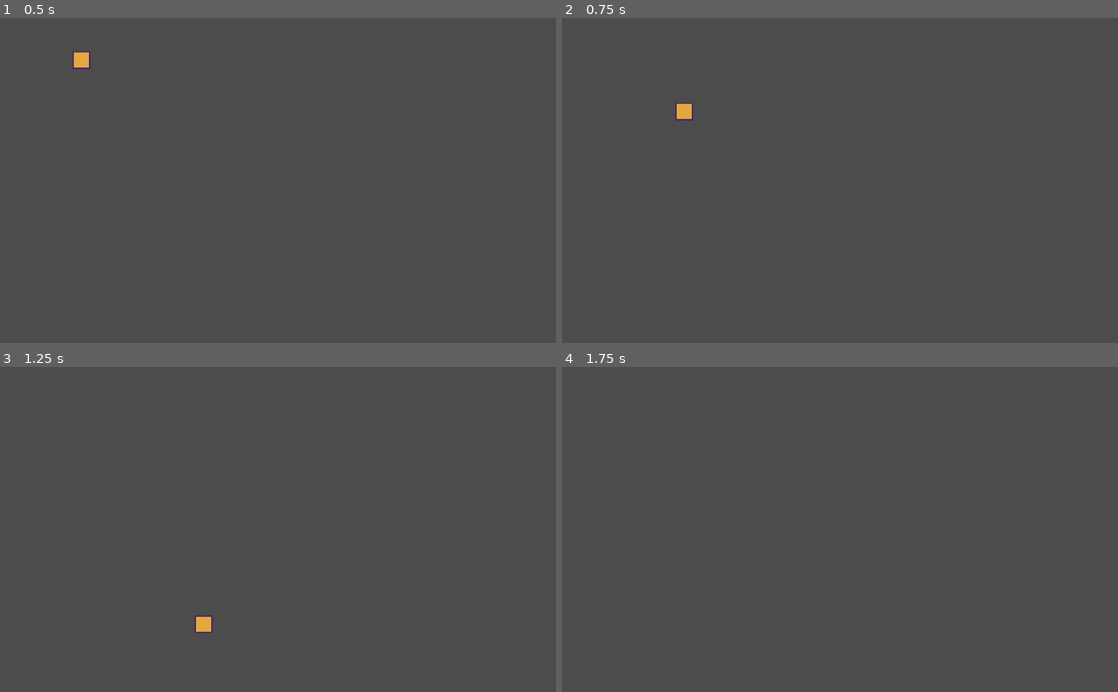
Above: before the commit, frames 1-4 (two rows, left to right).
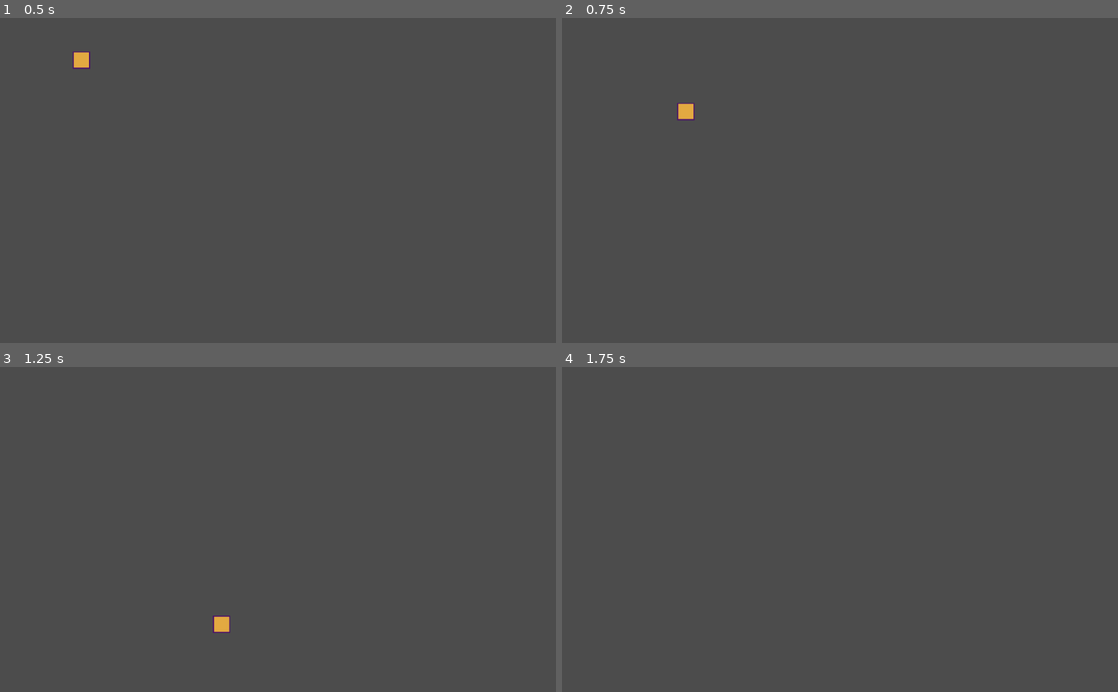
Above: after the commit, the same moments.

Repository: BathrobeWizard-DD/GWJ-38
Game: Godot game, scene res://scenes/mainChar.tscn
Same seed, same stepped clock (60 frames per second), same inputs: the game is played once before the commit and once after it. The project has no main scene, so this scene is started directly.
Inputs:
- Up to frame 1 (0.5 s): no input
- Up to frame 2 (0.75 s): hold Right (moveRight) from 0.53 s (still down)
- Up to frame 3 (1.25 s): keep holding Right (moveRight); tap Space (jumpUp) at 0.77 s
- Up to frame 4 (1.75 s): keep holding Right (moveRight); tap Space (jumpUp) at 1.52 s

Frame 1 is identical in both runs. In frame 2, less than 0.1% of the frame differs, in the area x 20-24%, y 26-32%; in frame 3, 0.3%, in the area x 35-42%, y 76-82%; in frame 4, nothing differs.

Commit message:
Implement speeding up and slowing down - can be done while running or in air

Diff:
--- a/scripts/mainChar.gd
+++ b/scripts/mainChar.gd
@@ -5,12 +5,15 @@
 # var a = 2
 # var b = "text"
 const GRAVITY = 600.0
-const RUN_ACCEL = 50
-const RUN_SPEED_MAX = 300
+const RUN_ACCEL = 10
+const INAIR_ACCEL = 2.5
+const RUN_SPEED_MIN = 230
+const RUN_SPEED_MAX = 370
 const REGULAR_JUMP_SPEED = -300
 const FROM_CROUCH_JUMP_SPEED = -400
+
 var velocity = Vector2()
-
+var currentRunSpeed = (RUN_SPEED_MIN + RUN_SPEED_MAX) / 2
 var currentJumpSpeed = REGULAR_JUMP_SPEED
 
 #var isJumping
@@ -56,9 +59,11 @@
 	if characterState.has(function):
 		characterState[function].call_funcv(argumentArray)
 
-func moveLeftOrRight(directionMultiplier):
-	velocity.x += directionMultiplier * (abs(velocity.x) + RUN_ACCEL)
-	velocity.x = clamp(velocity.x, -RUN_SPEED_MAX, RUN_SPEED_MAX)
+func speedUpOrSlowDown(directionMultiplier, speedDelta = RUN_ACCEL):
+	currentRunSpeed = clamp(
+		currentRunSpeed + (directionMultiplier * speedDelta),
+		RUN_SPEED_MIN, RUN_SPEED_MAX
+	)
 
 func _input(event):
 	character_function_args("get_input", [event])
@@ -66,7 +71,7 @@
 func _physics_process(delta):
 	character_function("process_state")
 
-	velocity.x = RUN_SPEED_MAX
+	velocity.x = currentRunSpeed
 	velocity.y += GRAVITY * delta
 	velocity = move_and_slide(velocity, Vector2(0, -1))
 
@@ -89,14 +94,37 @@
 	velocity.y = currentJumpSpeed
 
 func process_running():
-	pass
+	var moveRight = Input.is_action_pressed("moveRight")
+	var moveLeft = Input.is_action_pressed("moveLeft")
+
+	var directionHorizontal = 0
+	if moveRight:
+		directionHorizontal += 1
+	if moveLeft:
+		directionHorizontal -= 1
+	if (directionHorizontal != 0):
+		if is_on_floor():
+			speedUpOrSlowDown(directionHorizontal)
+		else:
+			speedUpOrSlowDown(directionHorizontal, INAIR_ACCEL)
 
 func process_crouching():
 	pass
 
 func process_jumping():
 	if is_on_floor():
-		switch_state(runningState)
+		return switch_state(runningState)
+
+	var moveRight = Input.is_action_pressed("moveRight")
+	var moveLeft = Input.is_action_pressed("moveLeft")
+
+	var directionHorizontal = 0
+	if moveRight:
+		directionHorizontal += 1
+	if moveLeft:
+		directionHorizontal -= 1
+	if (directionHorizontal != 0):
+		speedUpOrSlowDown(directionHorizontal, INAIR_ACCEL)
 
 func state_running():
 	return "running"
@@ -126,13 +154,6 @@
 	if event.is_action_released("crouchDown"):
 		switch_state(runningState)
 
-	var directionHorizontal = 0
-	if moveRight:
-		directionHorizontal += 1
-	if moveLeft:
-		directionHorizontal -= 1
-#	moveLeftOrRight(directionHorizontal)
-
 func input_jumping(event):
 	var moveRight = event.is_action_pressed("moveRight")
 	var moveLeft = event.is_action_pressed("moveLeft")
@@ -142,13 +163,6 @@
 	if event.is_action_released("crouchDown"):
 		switch_state(runningState)
 
-	var directionHorizontal = 0
-	if moveRight:
-		directionHorizontal += 1
-	if moveLeft:
-		directionHorizontal -= 1
-#	moveLeftOrRight(directionHorizontal)
-
 func _on_worldWrapperThing_body_entered(body):
 	if (body.get_name() == "mainChar"):
 		body.position.x = 24
